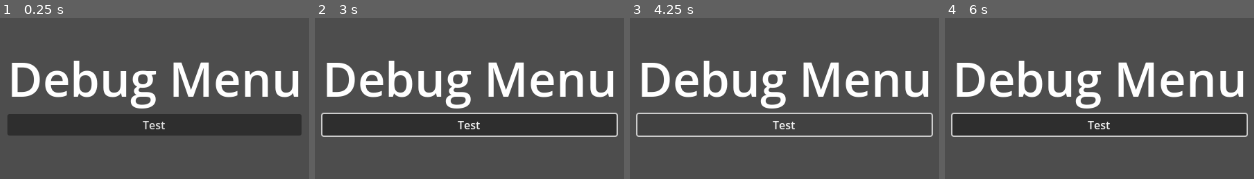
Above: before the commit, frames 1-4 (left to right).
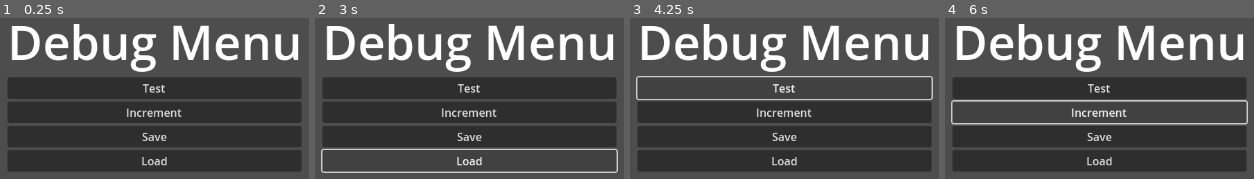
Above: after the commit, the same moments.

Repository: Caaz/atlas
Game: Godot game, scene res://scenes/debug_menu/debug_menu.tscn
Two runs of this game, one before a commit and one after it. Both use one fixed random seed, a clock stepped at 60 frames per second and the inputs below. This scene is started directly instead of the project's main scene.
Inputs (mouse positions are in pixels of both pictures, inside the frame that each line leads up to):
- Up to frame 1 (0.25 s): no input
- Up to frame 2 (3 s): click "Test" at 0.5 s; click (469, 112) at 1.25 s, where only the run after the commit has a clickable "Increment"; click (469, 137) at 2 s, where only the run after the commit has a clickable "Save"; click (469, 161) at 2.75 s, where only the run after the commit has a clickable "Load"
- Up to frame 3 (4.25 s): click "Test" at 3.5 s
- Up to frame 4 (6 s): click (1099, 112) at 4.25 s, where only the run after the commit has a clickable "Increment"; click "Test" at 5 s; click (1099, 112) at 5.75 s, where only the run after the commit has a clickable "Increment"

The runs differ from the first frame. In frame 1, 52% of the frame differs, in the area x 2-98%, y 3-96%; in frame 2, 43%; in frame 3, 45%; in frame 4, 48%.

Commit message:
Implement save test

Diff:
--- a/scenes/debug_menu/debug_menu.gd
+++ b/scenes/debug_menu/debug_menu.gd
@@ -1,10 +1,16 @@
 extends Node2D
 var item_container:VBoxContainer
+var some_data:int = 0
 
 # Called when the node enters the scene tree for the first time.
 func _ready():
 	item_container = $CenterContainer/ItemContainer
 	add_menu_item("Test", test_function)
+	add_menu_item("Increment", func():
+		some_data += 1
+	)
+	add_menu_item("Save", save_data)
+	add_menu_item("Load", load_data)
 
 
 # Called every frame. 'delta' is the elapsed time since the previous frame.
@@ -18,4 +24,26 @@
 	item_container.add_child(menu_item)
 
 func test_function():
-	print("Test function called.")
+	print("Test function called. ", some_data)
+
+func save_data():
+	var save:FileAccess = FileAccess.open("user://debug_save.json", FileAccess.WRITE)
+	var json:String = JSON.stringify(to_representation())
+	save.store_string(json)
+	save.close()
+
+func load_data():
+	var save_string:String = FileAccess.get_file_as_string("user://debug_save.json")
+	var save_data:Dictionary = JSON.parse_string(save_string)
+	from_representation(save_data)
+
+func to_representation() -> Dictionary:
+	# Serializes this node's saveable data into a dictionary.
+	return {
+		"some_data" : some_data
+	}
+
+func from_representation(data:Dictionary):
+	for key in data.keys():
+		print("Loading ",key,": ",data[key])
+		set(key, data[key])
--- a/scenes/debug_menu/debug_menu.tscn
+++ b/scenes/debug_menu/debug_menu.tscn
@@ -2,7 +2,7 @@
 
 [ext_resource type="Script" path="res://scenes/debug_menu/debug_menu.gd" id="1_wp4wy"]
 
-[node name="Menu" type="Node2D"]
+[node name="Menu" type="Node2D" groups=["save"]]
 script = ExtResource("1_wp4wy")
 
 [node name="CenterContainer" type="CenterContainer" parent="."]
Not shown, added: documents/notes.md
